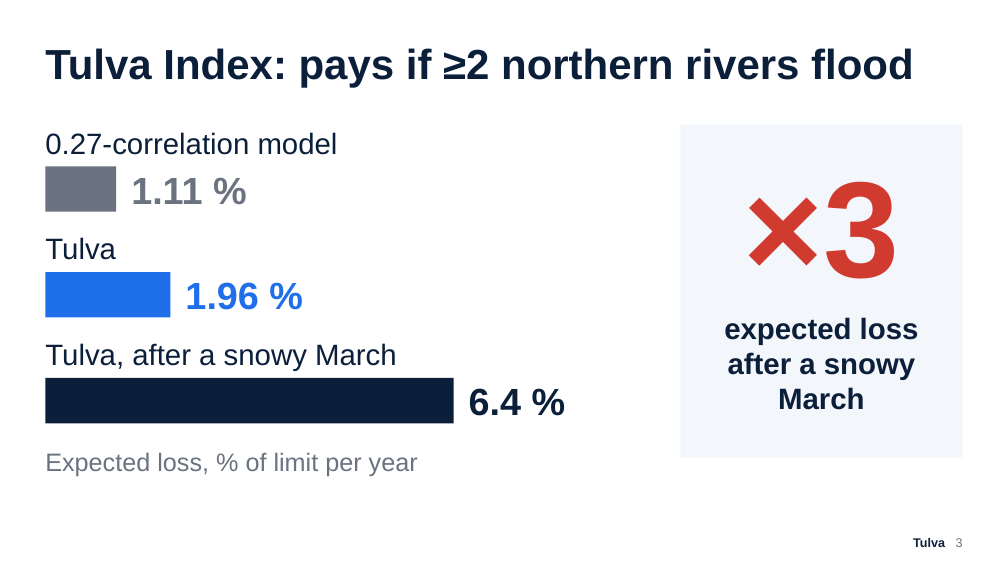
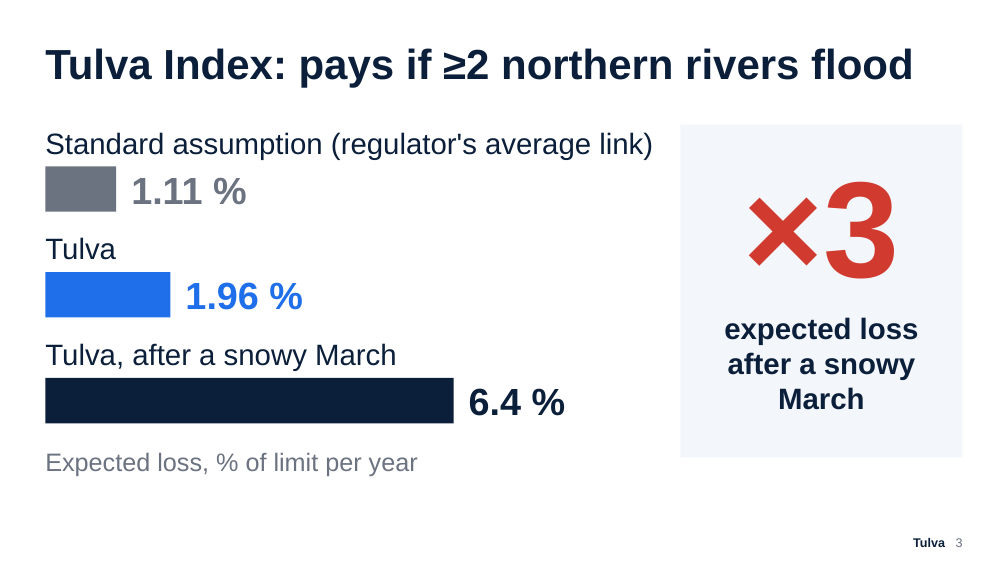
Before and after one commit to Zawaer/tulva, a slide deck: slide 3 of deck/Tulva_QxF2026.pptx. Drawn at 1008x567 pixels with LibreOffice and Linux fonts; fonts in the diff are those of the drawing. Boxes give left, top, right and bottom in pixels: in the first picture for what was removed or moved away, otherwise in the second. Text is boxed around its words. In the diff, an @@ line names an element or a change of style, - is before the commit and + after.

```diff
--- a/deck/Tulva_QxF2026.pptx
+++ b/deck/Tulva_QxF2026.pptx
@@ text at [45,132,653,160]: text changed @@
-0.27-correlation model
+Standard assumption (regulator's average link)
```
Also in this commit, not shown: 7 other slides changed, 1 slide added, 21 other files.
